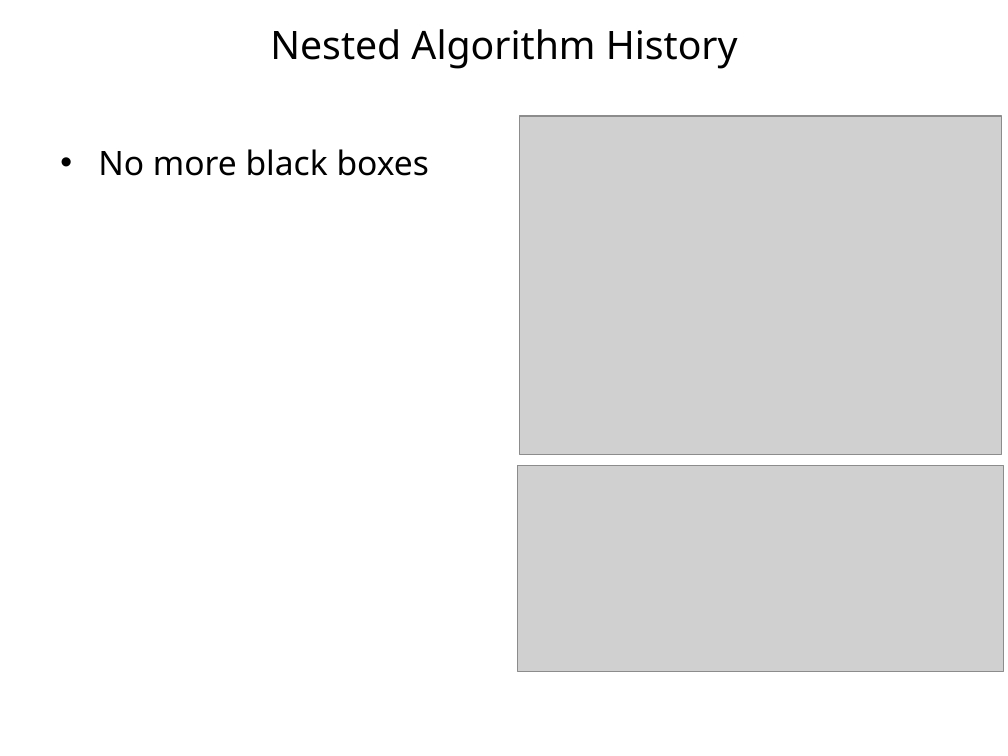
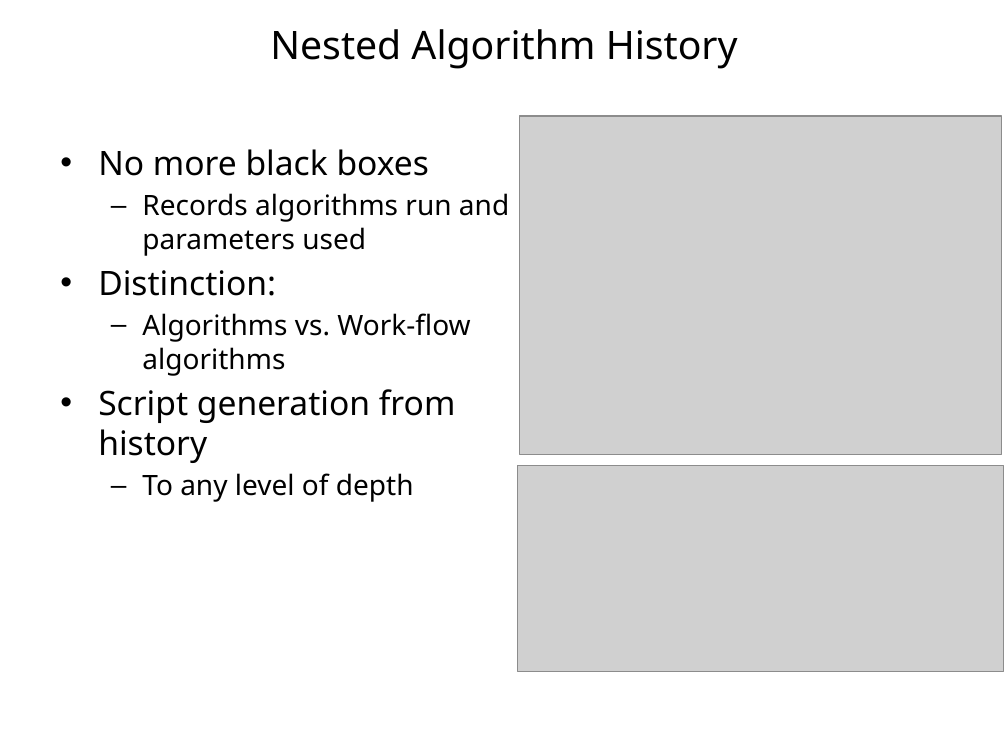
Before and after one commit to samueljackson92/documents, a slide deck: slide 2 of RAL/Release 3.2 Presentation.pptx. Drawn at 1008x756 pixels with LibreOffice and Linux fonts; fonts in the diff are those of the drawing; grey boxes stand for pictures; background and template pictures are left out. Boxes give left, top, right and bottom in pixels: in the first picture for what was removed or moved away, otherwise in the second. Text is boxed around its words. In the diff, an @@ line names an element or a change of style, - is before the commit and + after.

Commit message:
Update presentation from Mantid Release 3.2

```diff
--- a/RAL/Release 3.2 Presentation.pptx
+++ b/RAL/Release 3.2 Presentation.pptx
@@ text at [98, 193, 509, 502]: paragraphs added @@
+  – Records algorithms run and parameters used
+• Distinction:
+  – Algorithms vs. Work-flow algorithms
+• Script generation from history
+  – To any level of depth
```
